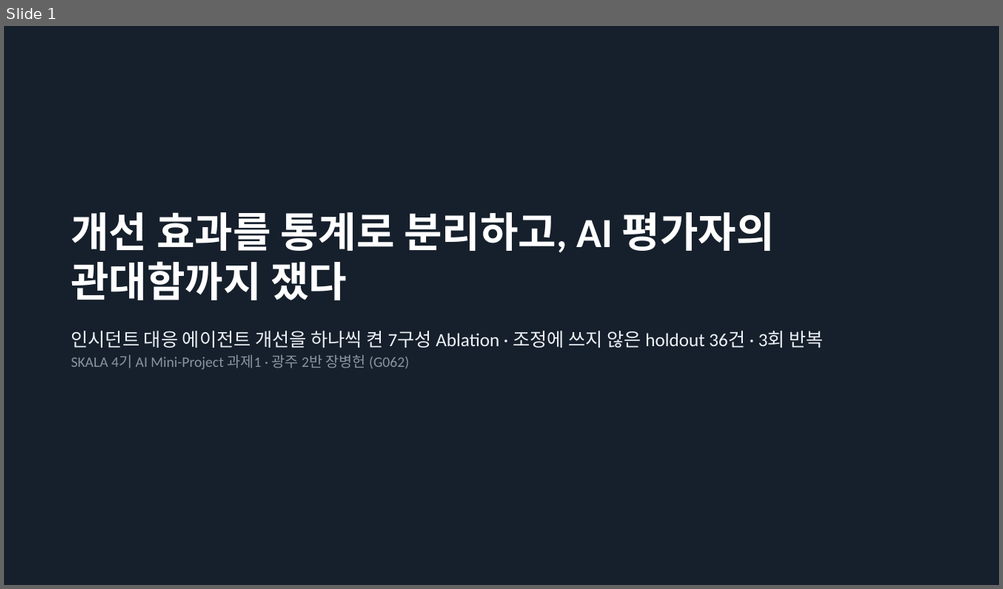
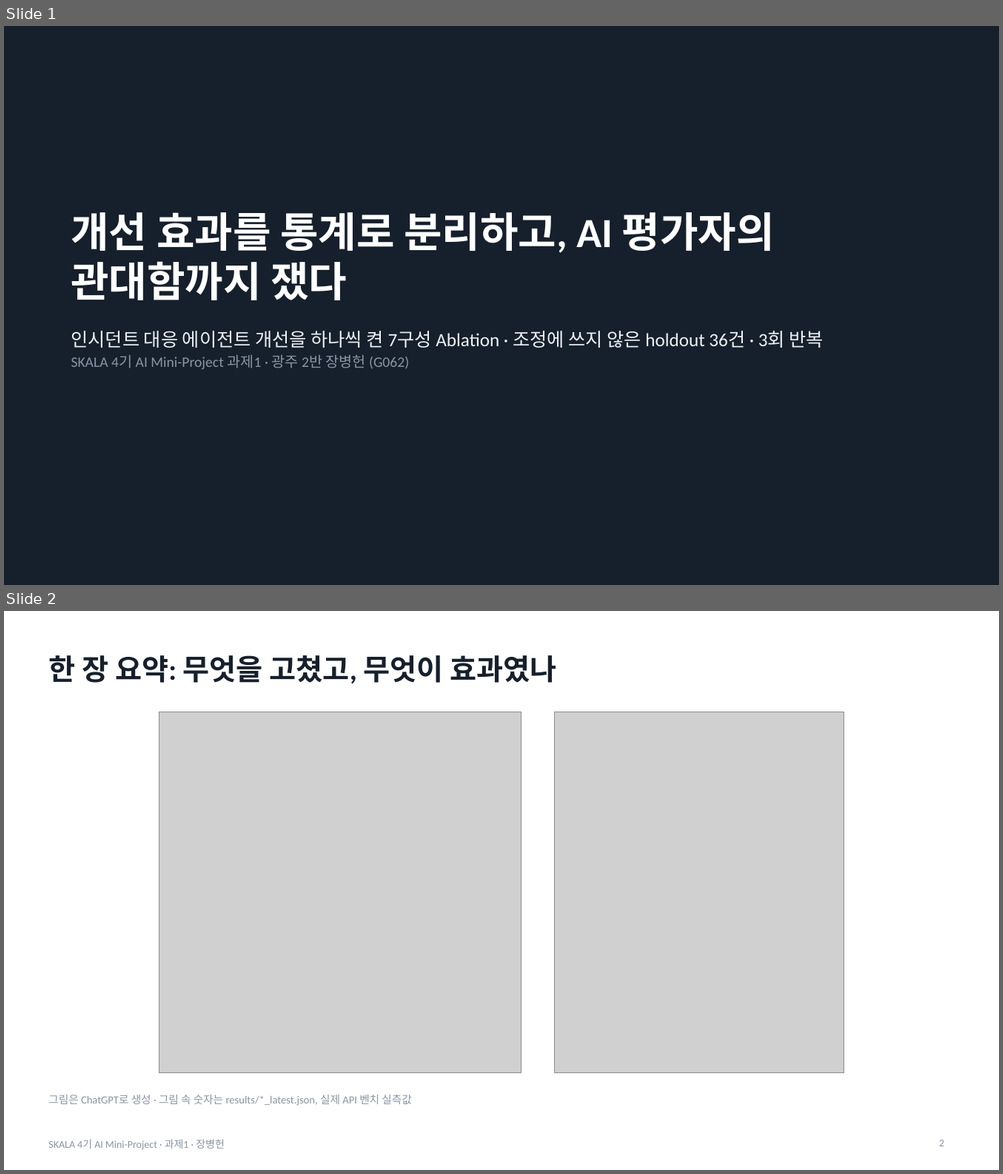
Before and after one commit to jang961111-hash/incident-agent-ablation, a slide deck: deck/incident-agent-ablation.pptx. Shown one above the other, each under a label of ours: slide 1 before the commit, slides 1 and 2 after it. The pictures are 1003x589 and 1003x1174 pixels, drawn with LibreOffice and Linux fonts; fonts in the diff are those of the drawing; grey boxes stand for pictures. Boxes give left, top, right and bottom in pixels: in the first picture for what was removed or moved away, otherwise in the second. Text is boxed around its words. In the diff, an @@ line names an element or a change of style, - is before the commit and + after.

```diff
--- a/deck/incident-agent-ablation.pptx
+++ b/deck/incident-agent-ablation.pptx
@@ slide 2 added at [4, 611, 999, 1170], background #FFFFFF @@
@@ title added at [48, 655, 557, 684], 28 pt, text #16202C, bold @@
+한 장 요약: 무엇을 고쳤고, 무엇이 효과였나
@@ picture added at [159, 712, 521, 1073] @@
@@ picture added at [555, 712, 844, 1073] @@
@@ text added at [48, 1095, 411, 1106], 10.5 pt, text #8A94A3 @@
+그림은 ChatGPT로 생성 · 그림 속 숫자는 results/*_latest.json, 실제 API 벤치 실측값
@@ text added at [48, 1139, 225, 1150], 10 pt, text #8A94A3 @@
+SKALA 4기 AI Mini-Project · 과제1 · 장병헌
@@ page number added at [939, 1140, 944, 1147], 10 pt, text #8A94A3 @@
+2
```
Also in this commit, not shown: 3 slides changed, 6 other files.
